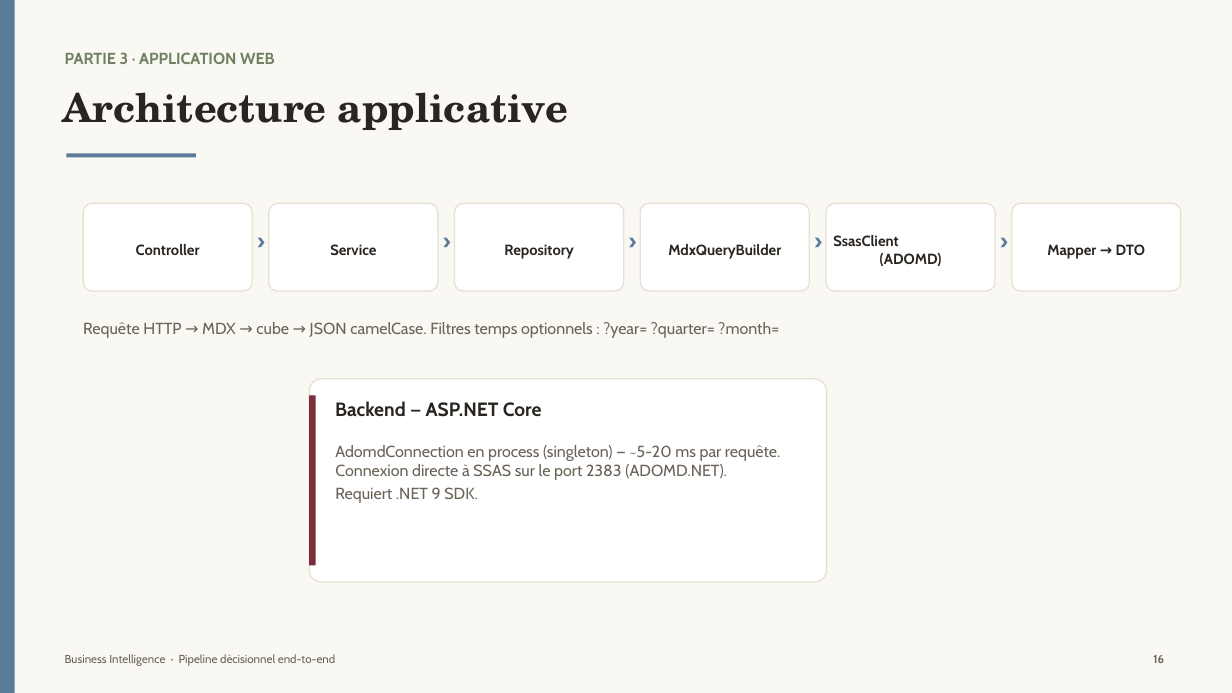
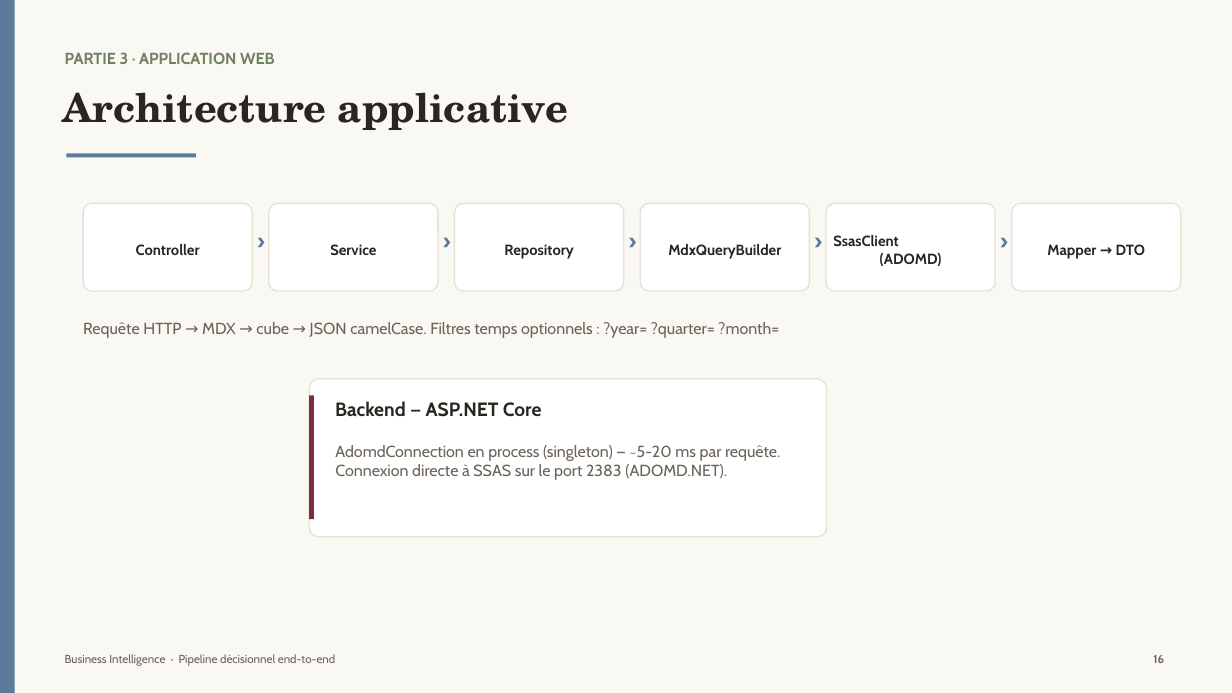
Before and after one commit to omar692002/bi-exam-webapp, a slide deck: slide 17 of presentation/BI_Presentation.pptx (slide 16 before the commit). Drawn at 1232x693 pixels with LibreOffice and Linux fonts; fonts in the diff are those of the drawing. Boxes give left, top, right and bottom in pixels: in the first picture for what was removed or moved away, otherwise in the second. Text is boxed around its words. In the diff, an @@ line names an element or a change of style, - is before the commit and + after.

```diff
--- a/presentation/BI_Presentation.pptx
+++ b/presentation/BI_Presentation.pptx
@@ rounded rectangle resized from (x1=310, y1=379, x2=827, y2=582) to (x1=310, y1=379, x2=827, y2=537) @@
@@ rectangle resized from (x1=310, y1=396, x2=316, y2=566) to (x1=310, y1=396, x2=314, y2=519) @@
@@ text at (x1=335, y1=445, x2=780, y2=480): text changed @@
-AdomdConnection en process (singleton) — ~5-20 ms par requête.
-Connexion directe à SSAS sur le port 2383 (ADOMD.NET).
-Requiert .NET 9 SDK.
+AdomdConnection en process (singleton) — ~5-20 ms par requête.
+Connexion directe à SSAS sur le port 2383 (ADOMD.NET).
```
Also in this commit, not shown: 6 other slides changed, 1 slide removed, 4 other files.
